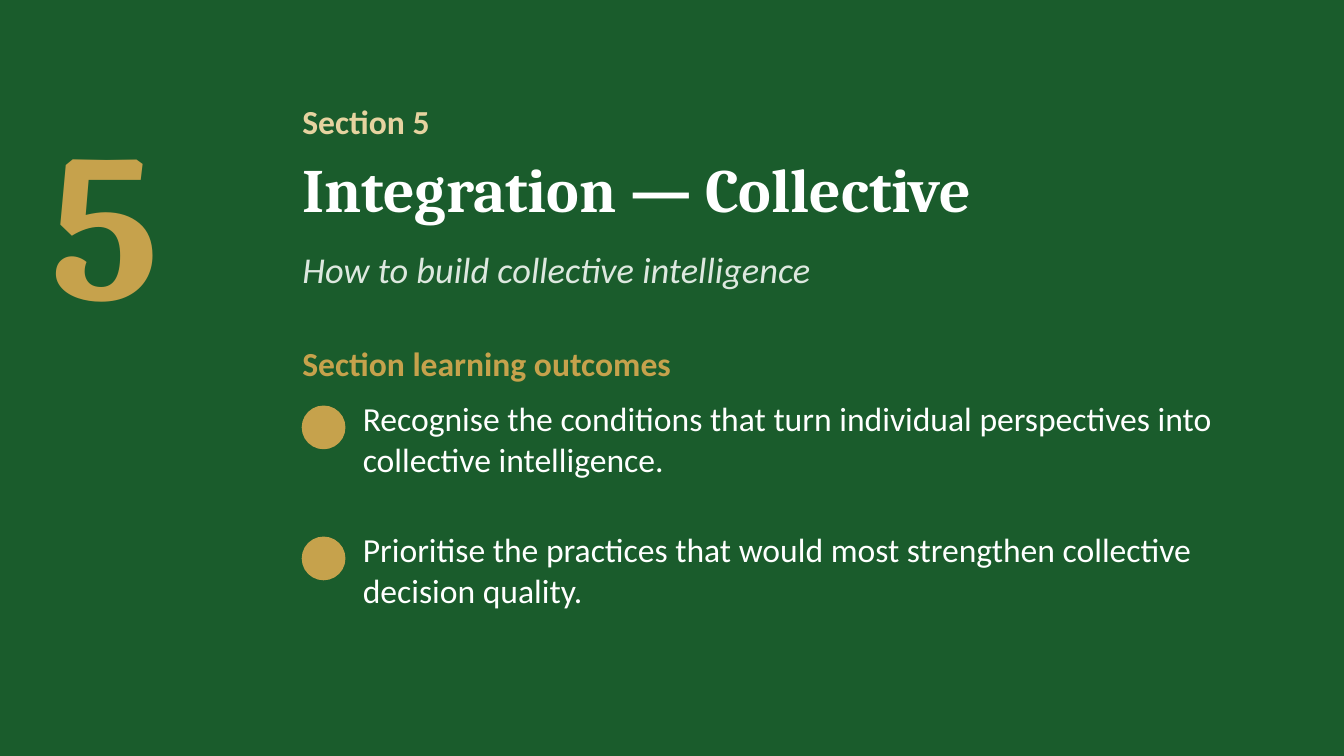
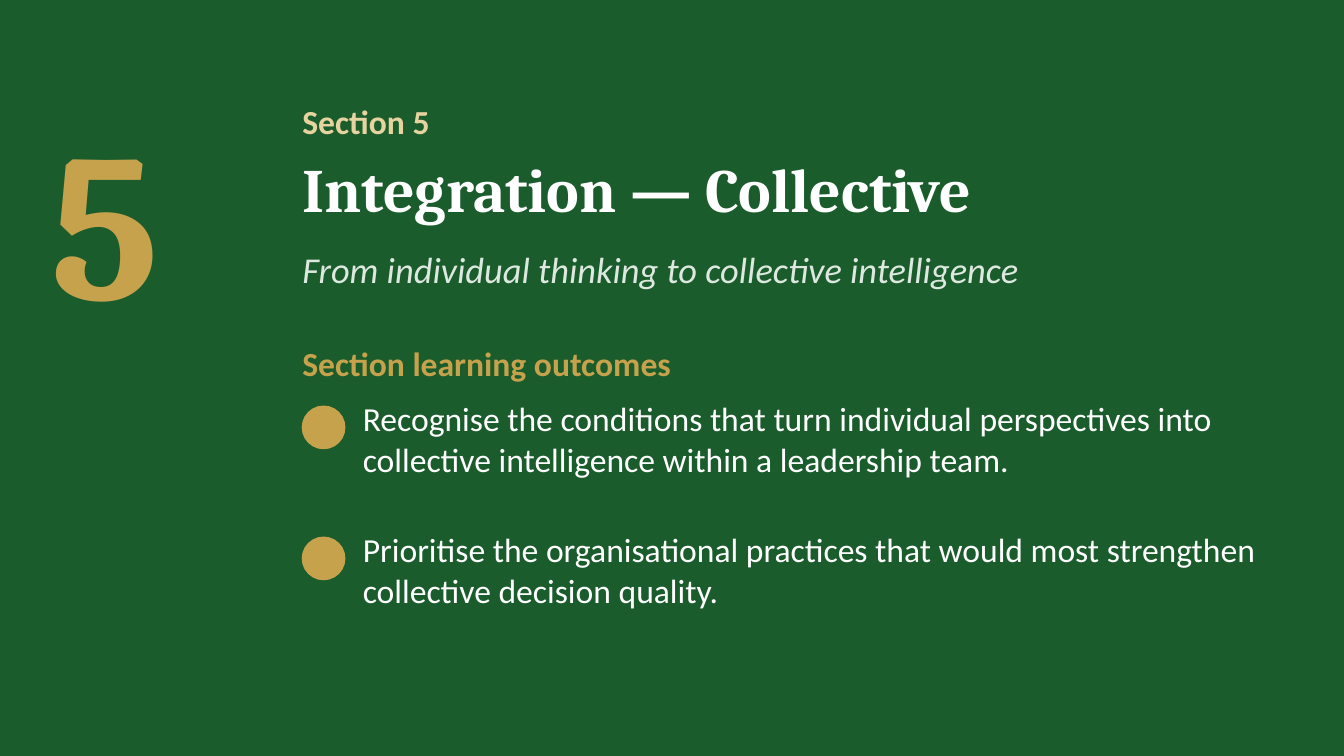
Before and after one commit to IBSL26/ibsl-platform, a slide deck: slide 27 of Unit decks/Unit 01 - Behavioural Strategy Fundamentals.pptx. Drawn at 1344x756 pixels with LibreOffice and Linux fonts; fonts in the diff are those of the drawing; background and template pictures are left out. Boxes give left, top, right and bottom in pixels: in the first picture for what was removed or moved away, otherwise in the second. Text is boxed around its words. In the diff, an @@ line names an element or a change of style, - is before the commit and + after.

```diff
--- a/Unit decks/Unit 01 - Behavioural Strategy Fundamentals.pptx
+++ b/Unit decks/Unit 01 - Behavioural Strategy Fundamentals.pptx
@@ text at box(302, 257, 1018, 290): text changed @@
-How to build collective intelligence
+From individual thinking to collective intelligence
@@ text at box(363, 407, 1212, 478): text changed @@
-Recognise the conditions that turn individual perspectives into collective intelligence.
+Recognise the conditions that turn individual perspectives into collective intelligence within a leadership team.
@@ text at box(363, 538, 1255, 609): text changed @@
-Prioritise the practices that would most strengthen collective decision quality.
+Prioritise the organisational practices that would most strengthen collective decision quality.
```
Also in this commit, not shown: 29 other slides changed, 5 slides added, 4 other files.
